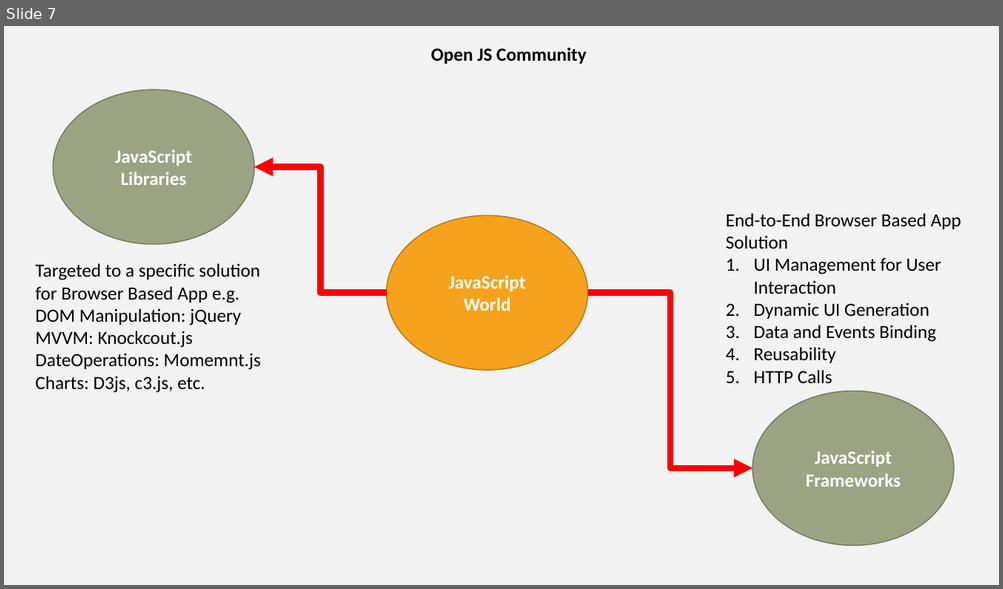
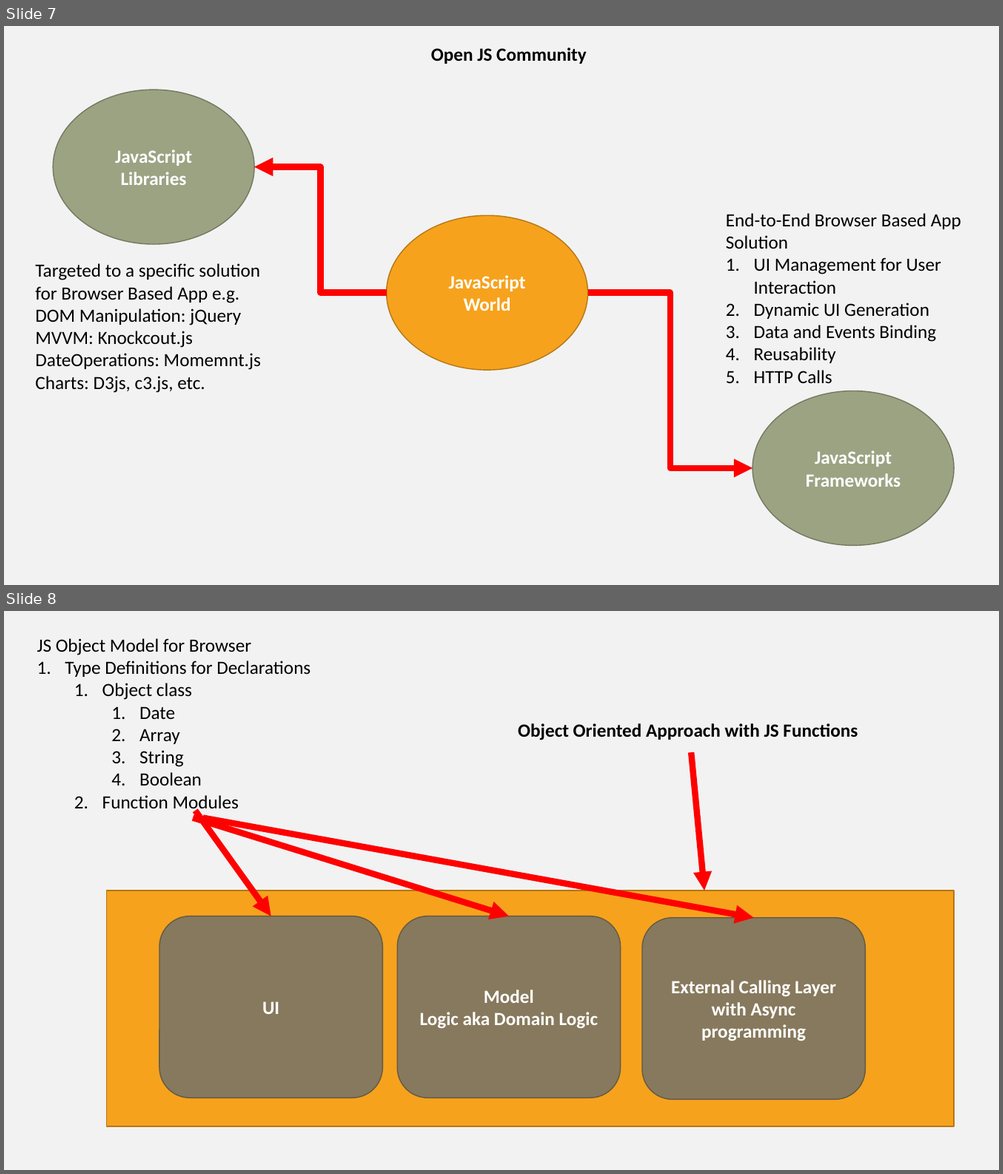
Before and after one commit to Vanshika3003/blazeclan_training, a slide deck: training_images.pptx. Shown one above the other, each under a label of ours: slide 7 before the commit, slides 7 and 8 after it. The pictures are 1003x589 and 1003x1174 pixels, drawn with LibreOffice and Linux fonts; fonts in the diff are those of the drawing. Boxes give left, top, right and bottom in pixels: in the first picture for what was removed or moved away, otherwise in the second. Text is boxed around its words. In the diff, an @@ line names an element or a change of style, - is before the commit and + after.

Commit message:
Date:17-March-2022

```diff
--- a/training_images.pptx
+++ b/training_images.pptx
@@ slide 8 added at box(4, 611, 999, 1170), background #F2F2F2 @@
@@ text added at box(37, 638, 310, 813), 18 pt, text #000000 @@
+JS Object Model for Browser
+1. Type Definitions for Declarations
+  1. Object class
+    1. Date
+    2. Array
+    3. String
+    4. Boolean
+  2. Function Modules
@@ text added at box(518, 723, 857, 741), 18 pt, text #000000, bold @@
+Object Oriented Approach with JS Functions
@@ arrow added from (691, 753) to (705, 891), #FF0000 6 pt @@
@@ arrow added from (193, 817) to (509, 916), #FF0000 6 pt @@
@@ arrow added from (195, 811) to (271, 916), #FF0000 6 pt @@
@@ arrow added from (203, 817) to (754, 917), #FF0000 6 pt @@
@@ rectangle added at box(107, 891, 954, 1128), fill #F6A21D, outline #B67815 1 pt @@
@@ rounded rectangle added at box(159, 916, 382, 1098), fill #87795D, outline #645A45 1 pt, 18 pt, text #FFFFFF, bold @@
+UI
@@ rounded rectangle added at box(397, 916, 620, 1098), fill #87795D, outline #645A45 1 pt, 18 pt, text #FFFFFF, bold @@
+Model
+Logic aka Domain Logic
@@ rounded rectangle added at box(642, 917, 865, 1099), fill #87795D, outline #645A45 1 pt, 18 pt, text #FFFFFF, bold @@
+External Calling Layer with Async programming
```
Also in this commit, not shown: 1 other file.
